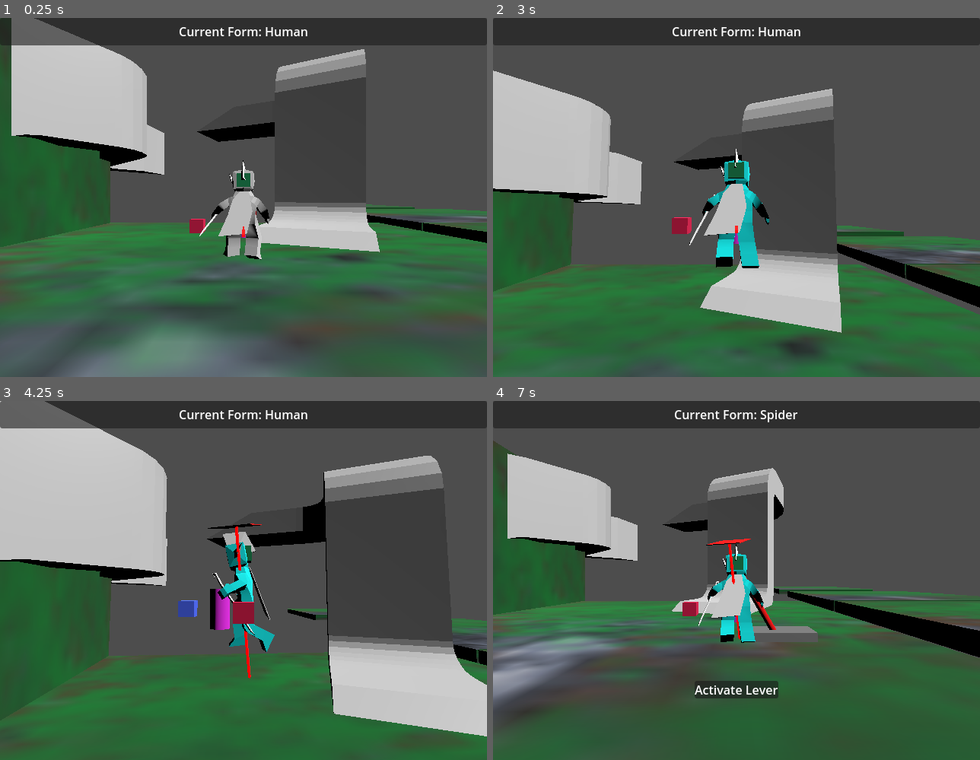
Above: before the commit, frames 1-4 (two rows, left to right).
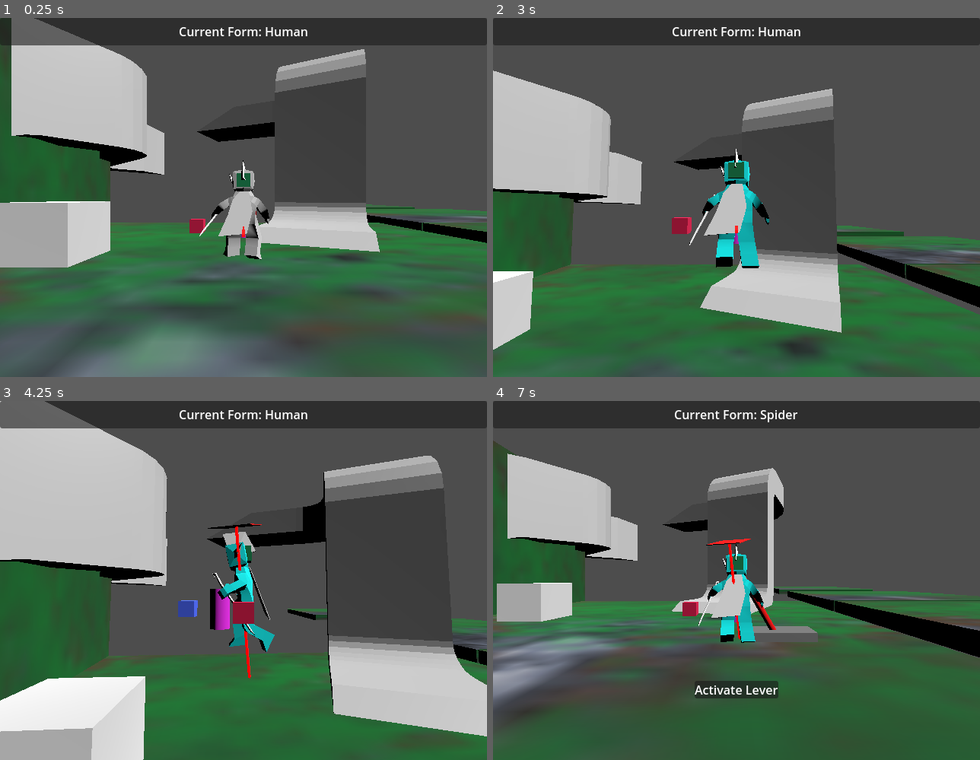
Above: after the commit, the same moments.

Repository: LettucePie/druid
Game: Godot game, scene res://playscenes/play_0.tscn
Two runs of this game, one before a commit and one after it. Both use one fixed random seed, a clock stepped at 60 frames per second and the inputs below.
Inputs (mouse positions are in pixels of both pictures, inside the frame that each line leads up to):
- Up to frame 1 (0.25 s): no input
- Up to frame 2 (3 s): tap Enter (ui_accept) at 0.5 s; move the mouse to (843, 179) at 0.52 s; hold D (move_right) 0.53-1.28 s; tap , (interact) at 0.6, 1.55, 2.3 s; tap Space (jump) at 0.77, 1.52 s; move the mouse to (639, 215) at 1.27 s; hold S (move_down) 1.28-2.03 s; right-click (639, 215) at 1.35 s; move the mouse to (785, 118) at 2.02 s; hold D (move_right) 2.03-2.78 s; tap N (attack) at 2.1 s; move the mouse to (712, 269) at 2.77 s; hold W (move_up) from 2.78 s (still down); tap K (cam_down) at 2.85 s
- Up to frame 3 (4.25 s): tap Space (jump) at 3.02, 3.77 s; tap , (interact) at 3.05, 3.8 s; move the mouse to (389, 634) at 3.52 s; release W (move_up) at 3.53 s; hold A (move_left) from 3.53 s (still down); tap J (cam_left) at 3.6 s
- Up to frame 4 (7 s): move the mouse to (590, 526) at 4.27 s; tap L (cam_right) at 4.35 s; tap Space (jump) at 4.52, 6.02, 6.77 s; tap , (interact) every 0.75 s from 4.55 to 6.8 s; move the mouse to (760, 580) at 5.02 s; release A (move_left) at 5.03 s; hold S (move_down) 5.03-5.78 s; tap I (cam_up) at 5.1 s; move the mouse to (663, 490) at 5.77 s; hold D (move_right) 5.78-6.53 s; click (663, 490) at 5.85 s; move the mouse to (843, 562) at 6.52 s; hold W (move_up) from 6.53 s (still down); tap Q (form_switcher) at 6.6 s

The runs differ from the first frame. In frame 1, 3.9% of the frame differs, in the area x 0-23%, y 51-70%; in frame 2, 1.5%; in frame 3, 6.5%, in the area x 0-88%, y 18-100%; in frame 4, 1.6%.

Commit message:
hitbox detection for basic attack

Diff:
--- a/core/player.gd
+++ b/core/player.gd
@@ -58,6 +58,8 @@
 var nearby_interactables : Array = []
 var unlocked_skills
 var current_skill
+var enemies_close : Array = []
+var enemies_far : Array = []
 
 
 ## Action Variables
@@ -519,6 +521,31 @@
 		emit_signal("report_interactive_popup", "")
 
 
+## IF nightmare... there are more elegant solutions to this
+func _on_hitbox_detection(body : Node3D, far : bool, register : bool):
+	print("HitBox Detection | far = ", far, " | register = ", register)
+	var registered = enemies_close.has(body)
+	if far:
+		registered = enemies_far.has(body)
+	if register and !registered:
+		if far:
+			enemies_far.append(body)
+		else:
+			enemies_close.append(body)
+		if body.has_method("set_color"):
+			if far:
+				body.set_color(Color.PINK)
+			else:
+				body.set_color(Color.DEEP_PINK)
+	elif !register and registered:
+		if far:
+			enemies_far.erase(body)
+		else:
+			enemies_close.erase(body)
+		if body.has_method("set_color"):
+			body.set_color(Color.WHITE)
+
+
 func _input(event):
 	pass
 #	print("Player Received Event: ", event)
--- a/core/player.tscn
+++ b/core/player.tscn
@@ -37,7 +37,7 @@
 filters = ["human_armature/Skeleton3D:Center", "human_armature/Skeleton3D:leg.l", "human_armature/Skeleton3D:leg.r", "human_armature/Skeleton3D:thigh.l", "human_armature/Skeleton3D:thigh.r"]
 
 [sub_resource type="AnimationNodeBlendTree" id="AnimationNodeBlendTree_yjsvj"]
-graph_offset = Vector2(-524, 30)
+graph_offset = Vector2(-603.727, 20.8016)
 nodes/actions/node = ExtResource("4_s82sa")
 nodes/actions/position = Vector2(-300, 80)
 nodes/blend_movement/node = SubResource("AnimationNodeBlend2_v3m60")
@@ -57,6 +57,12 @@
 top_radius = 0.25
 bottom_radius = 0.25
 height = 1.0
+
+[sub_resource type="BoxShape3D" id="BoxShape3D_hhvsd"]
+size = Vector3(1, 1, 0.748966)
+
+[sub_resource type="BoxShape3D" id="BoxShape3D_apw7h"]
+size = Vector3(1.54409, 1, 1.19948)
 
 [sub_resource type="AnimationLibrary" id="AnimationLibrary_jxakw"]
 _data = {
@@ -151,43 +157,61 @@
 transform = Transform3D(0.5, 0, 0, 0, 0.5, 0, 0, 0, 0.5, 0, 0, 0)
 mesh = SubResource("CylinderMesh_axjon")
 
+[node name="hitbox_small" type="Area3D" parent="swivel_ring"]
+collision_layer = 16
+collision_mask = 12
+input_ray_pickable = false
+
+[node name="boxshape1" type="CollisionShape3D" parent="swivel_ring/hitbox_small"]
+transform = Transform3D(1, 0, 0, 0, 1, 0, 0, 0, 1, 0, 0.130005, -0.406396)
+shape = SubResource("BoxShape3D_hhvsd")
+
+[node name="hitbox_big" type="Area3D" parent="swivel_ring"]
+collision_layer = 16
+collision_mask = 12
+input_ray_pickable = false
+
+[node name="boxshape2" type="CollisionShape3D" parent="swivel_ring/hitbox_big"]
+transform = Transform3D(1, 0, 0, 0, 1, 0, 0, 0, 1, 0, 0.219787, -0.957368)
+shape = SubResource("BoxShape3D_apw7h")
+
 [node name="player_mesh" parent="." instance=ExtResource("2_dbf1p")]
 
 [node name="human_armature" parent="player_mesh" index="0"]
 transform = Transform3D(-0.312618, 0, -2.73299e-08, 0, 0.312618, 0, 2.73299e-08, 0, -0.312618, 0, 0.143265, 0)
 
 [node name="Skeleton3D" parent="player_mesh/human_armature" index="0"]
-bones/0/position = Vector3(0, -0.148274, -0.10598)
+bones/0/position = Vector3(0, -0.149404, -0.10598)
 bones/0/rotation = Quaternion(0.0914123, -0.00244562, -0.0016501, 0.995809)
-bones/1/rotation = Quaternion(-0.0129425, 0.00784376, 0.797551, 0.603061)
+bones/1/rotation = Quaternion(-0.0133226, 0.00619483, 0.797604, 0.603002)
 bones/2/rotation = Quaternion(0.0834039, -0.0313383, 0.324214, 0.941779)
 bones/3/rotation = Quaternion(0.317049, 0.0415371, 0.0138462, 0.947398)
-bones/5/rotation = Quaternion(0.0073479, -0.0138907, 0.00336487, 0.999871)
+bones/5/rotation = Quaternion(0.00865624, -0.0138915, 0.0033399, 0.99986)
 bones/6/rotation = Quaternion(-0.0150778, -3.56578e-05, -0.000320333, 0.999886)
 bones/10/position = Vector3(-0.34512, -0.192523, -0.00858107)
-bones/10/rotation = Quaternion(-0.215502, 0.248287, 0.942023, 0.0671166)
-bones/11/rotation = Quaternion(-0.405151, 0.00110794, -0.00280508, 0.914245)
+bones/10/rotation = Quaternion(-0.215437, 0.249192, 0.941785, 0.0673237)
+bones/11/rotation = Quaternion(-0.407491, 0.00111512, -0.00280223, 0.913204)
 bones/12/rotation = Quaternion(-0.0599468, -0.00843683, -0.742144, 0.667501)
-bones/13/rotation = Quaternion(-0.0836138, -0.0215799, -0.265174, 0.960326)
+bones/13/rotation = Quaternion(-0.0834562, -0.0212485, -0.266178, 0.960069)
 bones/14/rotation = Quaternion(0.395912, -0.0344117, -0.113618, 0.910582)
 bones/17/position = Vector3(0.358753, -0.19082, -0.0116346)
-bones/17/rotation = Quaternion(0.0983641, 0.345266, 0.929405, -0.0855737)
-bones/18/rotation = Quaternion(-0.265898, -0.0951612, -0.0134627, 0.959198)
+bones/17/rotation = Quaternion(0.0982054, 0.346986, 0.928764, -0.0857557)
+bones/18/rotation = Quaternion(-0.26856, -0.0951235, -0.0137269, 0.958456)
 
 [node name="ear_a" parent="player_mesh/human_armature/Skeleton3D" index="0"]
-transform = Transform3D(0.999448, -0.00253311, -0.0331121, -0.00302524, 0.985996, -0.166743, 0.0330708, 0.166751, 0.985444, 0.000675779, 1.68813, 0.227555)
+transform = Transform3D(0.999448, -0.00253311, -0.0331121, -0.00311178, 0.985556, -0.169321, 0.0330628, 0.169331, 0.985005, 0.000675778, 1.68663, 0.229592)
 bone_idx = 7
 
 [node name="hair_a" parent="player_mesh/human_armature/Skeleton3D" index="1"]
-transform = Transform3D(0.999448, -0.00253311, -0.0331121, -0.00302524, 0.985996, -0.166743, 0.0330708, 0.166751, 0.985444, 0.00858762, 2.11855, 0.0278215)
+transform = Transform3D(0.999448, -0.00253311, -0.0331121, -0.00311178, 0.985556, -0.169321, 0.0330628, 0.169331, 0.985005, 0.00858762, 2.11758, 0.0309856)
 bone_idx = 8
 
 [node name="cape" parent="player_mesh/human_armature/Skeleton3D" index="2"]
-transform = Transform3D(0.999449, -0.0329398, 0.00416953, 0.0332026, 0.991766, -0.123684, -6.10761e-05, 0.123754, 0.992313, -0.0395435, 1.21895, -0.289103)
+transform = Transform3D(0.999449, -0.0329398, 0.00416953, 0.0332026, 0.991439, -0.12628, 2.58237e-05, 0.126349, 0.991986, -0.0395435, 1.21881, -0.288293)
 bone_idx = 9
 
 [node name="staff_a" parent="player_mesh/human_armature/Skeleton3D" index="3"]
-transform = Transform3D(0.39698, -0.29684, 0.8685, 0.855861, 0.461516, -0.233464, -0.331526, 0.835996, 0.437266, 1.3911, 0.0294743, 0.208226)
+transform = Transform3D(0.398941, -0.296107, 0.867852, 0.855053, 0.46202, -0.235419, -0.331255, 0.835978, 0.437506, 1.38943, 0.0268136, 0.208325)
 bone_idx = 16
 
 [node name="standin_floor" parent="player_mesh" index="1"]
@@ -253,6 +277,10 @@
 
 [connection signal="animation_finished" from="player_animtree" to="player_animtree" method="_on_animation_finished"]
 [connection signal="animation_started" from="player_animtree" to="player_animtree" method="_on_animation_started"]
+[connection signal="body_entered" from="swivel_ring/hitbox_small" to="." method="_on_hitbox_detection" binds= [false, true]]
+[connection signal="body_exited" from="swivel_ring/hitbox_small" to="." method="_on_hitbox_detection" binds= [false, false]]
+[connection signal="body_entered" from="swivel_ring/hitbox_big" to="." method="_on_hitbox_detection" binds= [true, true]]
+[connection signal="body_exited" from="swivel_ring/hitbox_big" to="." method="_on_hitbox_detection" binds= [true, false]]
 [connection signal="animation_finished" from="player_mesh/AnimationPlayer" to="player_animtree" method="_on_animation_player_animation_finished"]
 
 [editable path="player_mesh"]
--- a/project.godot
+++ b/project.godot
@@ -118,6 +118,14 @@
 ]
 }
 
+[layer_names]
+
+3d_physics/layer_1="col"
+3d_physics/layer_2="player"
+3d_physics/layer_3="enemy"
+3d_physics/layer_4="object"
+3d_physics/layer_5="detect"
+
 [rendering]
 
 renderer/rendering_method="mobile"
--- a/stages/stage_0.tscn
+++ b/stages/stage_0.tscn
@@ -1,10 +1,11 @@
-[gd_scene load_steps=11 format=3 uid="uid://ddgwvml0m7dbo"]
+[gd_scene load_steps=12 format=3 uid="uid://ddgwvml0m7dbo"]
 
 [ext_resource type="Script" path="res://stages/stage.gd" id="1_8cdmm"]
 [ext_resource type="Texture2D" uid="uid://d4h6a07wyekdn" path="res://art/textures/forest_floor_a.png" id="2_mqfbb"]
 [ext_resource type="PackedScene" uid="uid://kakcm6rnbmqo" path="res://core/stage_pieces/winding_shape_a.tscn" id="3_g1715"]
 [ext_resource type="Script" path="res://core/stage_pieces/reactives/reactive_bridge.gd" id="4_65f8l"]
 [ext_resource type="PackedScene" uid="uid://b3lt3gtogh1ip" path="res://core/interactables/interactable_lever.tscn" id="5_2v1j8"]
+[ext_resource type="PackedScene" uid="uid://c756d37bdl8yk" path="res://testing/test_hitbox.tscn" id="6_5u8bn"]
 
 [sub_resource type="BoxShape3D" id="BoxShape3D_321b2"]
 size = Vector3(10, 0.5, 10)
@@ -102,5 +103,8 @@
 [node name="interactable_lever" parent="." instance=ExtResource("5_2v1j8")]
 transform = Transform3D(1, 0, 0, 0, 1, 0, 0, 0, 1, 2.82005, 0.140102, 2.00258)
 
+[node name="test_hitbox" parent="." instance=ExtResource("6_5u8bn")]
+transform = Transform3D(1, 0, 0, 0, 1, 0, 0, 0, 1, -2.84619, 0.613841, 0)
+
 [connection signal="activate" from="interactable_lever" to="reactive_bridge" method="_on_activate"]
 [connection signal="deactivate" from="interactable_lever" to="reactive_bridge" method="_on_deactivate"]
--- /dev/null
+++ b/testing/test_hitbox.gd
@@ -0,0 +1,27 @@
+extends Node3D
+
+var counter : int = 0
+@onready var mat : BaseMaterial3D = $mesh.get_surface_override_material(0)
+
+
+# Called when the node enters the scene tree for the first time.
+func _ready():
+	pass # Replace with function body.
+
+
+# Called every frame. 'delta' is the elapsed time since the previous frame.
+func _process(delta):
+	pass
+
+
+func player_hit():
+	counter += 1
+	print("Player Hit Box : ", counter, " times!")
+	if counter % 2 == 0:
+		set_color(Color.RED)
+	else:
+		set_color(Color.BLUE)
+
+
+func set_color(col : Color):
+	mat.albedo_color = col
--- /dev/null
+++ b/testing/test_hitbox.tscn
@@ -0,0 +1,22 @@
+[gd_scene load_steps=5 format=3 uid="uid://c756d37bdl8yk"]
+
+[ext_resource type="Script" path="res://testing/test_hitbox.gd" id="1_g7x7w"]
+
+[sub_resource type="BoxShape3D" id="BoxShape3D_02f4l"]
+
+[sub_resource type="BoxMesh" id="BoxMesh_3ycry"]
+
+[sub_resource type="StandardMaterial3D" id="StandardMaterial3D_0ob4o"]
+
+[node name="StaticBody3D" type="StaticBody3D"]
+collision_layer = 9
+collision_mask = 23
+script = ExtResource("1_g7x7w")
+
+[node name="CollisionShape3D" type="CollisionShape3D" parent="."]
+shape = SubResource("BoxShape3D_02f4l")
+
+[node name="mesh" type="MeshInstance3D" parent="."]
+mesh = SubResource("BoxMesh_3ycry")
+skeleton = NodePath("")
+surface_material_override/0 = SubResource("StandardMaterial3D_0ob4o")
Not shown: 1 places in core/player.tscn that only renumber resources
